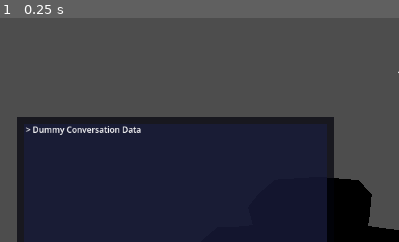
Above: before the commit, frame 1.
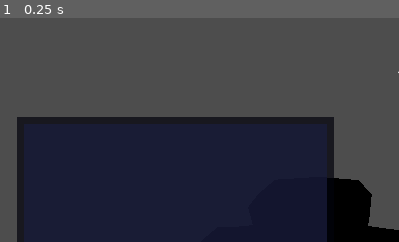
Above: after the commit, the same moment.

Repository: kassarl/mutiny
Game: Godot game, scene res://Player/player.tscn
Two runs of this game, one before a commit and one after it. Both use one fixed random seed, a clock stepped at 60 frames per second and the inputs below. This scene is started directly instead of the project's main scene.
Inputs:
- Up to frame 1 (0.25 s): no input
The pictures show only the part of the screen within x 0-50%, y 38-88%; the shares and areas given below are measured in that part.

The runs differ from the first frame. In frame 1, 0.5% of the frame differs, in the area x 6-36%, y 48-53%.
Error in both runs: Invalid access to property or key 'captain_set' on a base object of type 'null instance'. (res://Player/player.gd:99)

Commit message:
Added extremely basic chatting functionality without 2way yet for NPCs

Diff:
--- a/Chat/chat_hud.tscn
+++ b/Chat/chat_hud.tscn
@@ -58,16 +58,8 @@
 size_flags_vertical = 3
 theme_override_styles/panel = SubResource("StyleBoxFlat_pprk4")
 
-[node name="HistoryRows" type="VBoxContainer" parent="Background/MarginContainer/Rows/GameInfo"]
+[node name="ChatLogRows" type="VBoxContainer" parent="Background/MarginContainer/Rows/GameInfo"]
 layout_mode = 2
-
-[node name="InputResponse" type="VBoxContainer" parent="Background/MarginContainer/Rows/GameInfo/HistoryRows"]
-layout_mode = 2
-
-[node name="Input" type="Label" parent="Background/MarginContainer/Rows/GameInfo/HistoryRows/InputResponse"]
-layout_mode = 2
-theme_override_font_sizes/font_size = 12
-text = " > Dummy Conversation Data"
 
 [node name="InputArea" type="PanelContainer" parent="Background/MarginContainer/Rows"]
 z_index = 1
--- a/Chat/chat_manager.gd
+++ b/Chat/chat_manager.gd
@@ -4,18 +4,22 @@
 @onready var input_area: PanelContainer = $Background/MarginContainer/Rows/InputArea
 @onready var line_edit: LineEdit = $Background/MarginContainer/Rows/InputArea/HBoxContainer/LineEdit
 @onready var caret: Label = $Background/MarginContainer/Rows/InputArea/HBoxContainer/Caret
+@onready var chat_log_rows: VBoxContainer = $Background/MarginContainer/Rows/GameInfo/ChatLogRows
+@onready var ui_manager: Node = $"../../UIManager"
 
 var in_chat = false
 var placeholder_text = "What do you want to say?"
-
+const input_response = preload("res://Chat/input_response.tscn")
 
 # Called when the node enters the scene tree for the first time.
 func _ready() -> void:
+	print("READYING CHAT BOX")
 	set_chat_state(false)
 	# Connect to necessary signals
 	line_edit.text_submitted.connect(_on_line_edit_text_submitted)
 	# Prevent line_edit from handling input when not in chat
 	line_edit.mouse_filter = Control.MOUSE_FILTER_IGNORE
+
 
 func set_chat_state(enabled: bool) -> void:
 	in_chat = enabled
@@ -49,8 +53,15 @@
 
 func _on_line_edit_text_submitted(new_text: String) -> void:
 	if new_text.strip_edges() != "":
-		print("USER ENTERED ", new_text)
+		print("USER ENTERED -> ", new_text)
 		# Handle the chat message here
+
+	var input = input_response.instantiate()
+	chat_log_rows.add_child(input)
+	input.set_text(ui_manager.timer.time_left, player.is_captain, new_text)
+
+	# Wait for the next frame to ensure the node is ready
+	#await get_tree().process_frame
 
 	# Return to State 1 instead of State 0
 	line_edit.clear()
--- /dev/null
+++ b/Chat/input_response.gd
@@ -0,0 +1,19 @@
+extends VBoxContainer
+
+@onready var log_row: Label = $Input
+
+var game_time
+var tag
+
+func _enter_tree() -> void:
+	# This is called before _ready() and when the node enters the scene tree
+	log_row = get_node("Input")
+
+func set_text(game_time, is_cap, new_text):
+	game_time = "[%d:%02d]" % [int(game_time) / 60, int(game_time) % 60]
+	if is_cap:
+		tag = "You (Captain): "
+	else:
+		tag = "You (Imposter): "
+
+	log_row.text = " > " + game_time + ": " + tag + " " + new_text
--- /dev/null
+++ b/Chat/input_response.tscn
@@ -0,0 +1,11 @@
+[gd_scene load_steps=2 format=3 uid="uid://cpv8e6tti1vvi"]
+
+[ext_resource type="Script" path="res://Chat/input_response.gd" id="1_i6rpf"]
+
+[node name="InputResponse" type="VBoxContainer"]
+script = ExtResource("1_i6rpf")
+
+[node name="Input" type="Label" parent="."]
+layout_mode = 2
+theme_override_font_sizes/font_size = 12
+text = " > (Captain) Dummy Conversation Data"
--- a/Environment/pause_menu.gd
+++ b/Environment/pause_menu.gd
@@ -35,7 +35,7 @@
 		print("LEAVING CHAT")
 		# Need to call interact again on interactable
 		#print(interact_ray.interactable)
-		if interact_ray.interactable.can_interact():
+		if interact_ray.can_interact():
 			interact_ray.interactable.interact()
 
 		chat_hud.set_chat_state(false)
@@ -51,11 +51,11 @@
 func unpause_game() -> void:
 	game_paused = false
 	visible = false  # Hide the pause menu
+	Input.set_mouse_mode(Input.MOUSE_MODE_CAPTURED)
 
 # Called when the Resume button is pressed
 func _on_resume_pressed() -> void:
 	unpause_game()
-	Input.set_mouse_mode(Input.MOUSE_MODE_CAPTURED)
 
 # Called when the Quit button is pressed
 func _on_quit_pressed() -> void:
--- a/Player/player.gd
+++ b/Player/player.gd
@@ -70,7 +70,6 @@
 	set_multiplayer_authority(str(name).to_int())
 
 func _ready() -> void:
-
 	var pause_menu_scene: PackedScene = preload("res://Environment/PauseMenu.tscn")
 	pause_menu_instance  = pause_menu_scene.instantiate()
 	add_child(pause_menu_instance)
@@ -87,6 +86,7 @@
 		set_model_visible(true)
 
 	_initialize_player()
+	print("FINISHED READYING PLAYER")
 
 func _initialize_player() -> void:
 	position = INITIAL_SPAWN_POSITION
@@ -110,6 +110,7 @@
 			add_to_group("captain")
 			is_chat_turn = true
 			captain_hat.visible = true
+			chat_hud.set_id(true)
 			text_mesh.text = "CAPTAIN"
 			text_mesh.modulate = Color.RED  # Changes the main text color
 
@@ -118,6 +119,7 @@
 			#print("WE ARE NOT CAPTAIN THOUGH")
 			is_captain = false
 			is_chat_turn = false
+			chat_hud.set_id(false)
 			add_to_group("interactable")
 			add_to_group("npc")
 			add_to_group("imposter")
@@ -157,6 +159,7 @@
 func _physics_process(delta: float) -> void:
 	if not is_multiplayer_authority() or chat_hud.in_chat:
 		return
+
 	if is_on_floor():
 		_last_frame_was_on_floor = Engine.get_physics_frames()
 
